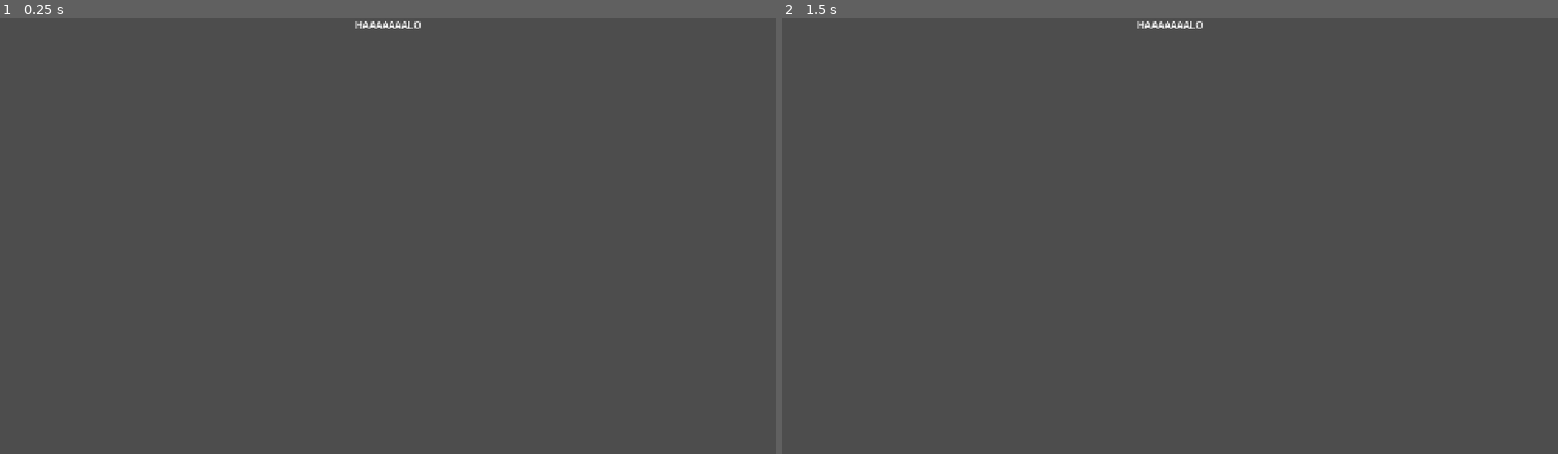
Above: before the commit, frames 1-2 (left to right).
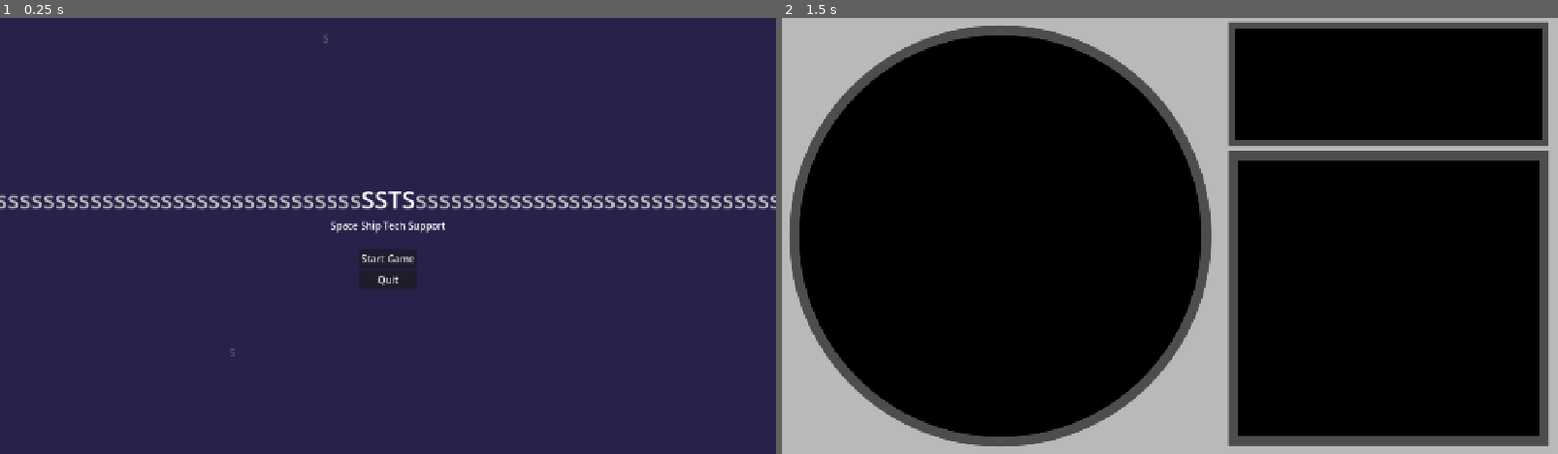
Above: after the commit, the same moments.

Repository: MisterIXI/godot-wildjam-98
Game: Godot game, scene res://scenes/main_menu/main_menu.tscn
Same seed, same stepped clock (60 frames per second), same inputs: the game is played once before the commit and once after it. Before the commit the project has no main scene; this scene is started directly in both runs.
Inputs (mouse positions are in pixels of both pictures, inside the frame that each line leads up to):
- Up to frame 1 (0.25 s): no input
- Up to frame 2 (1.5 s): click (1170, 257) at 0.5 s, where only the run after the commit has a clickable "Start Game"; tap Enter at 1.25 s

The runs differ from the first frame. In frame 1, 99% of the frame differs, in the area x 0-100%, y 0-100%; in frame 2, 92%.

Commit message:
🌃 add main menu

Diff:
--- a/space-ship-support/project.godot
+++ b/space-ship-support/project.godot
@@ -11,6 +11,7 @@
 [application]
 
 config/name="Space Ship Support"
+run/main_scene="uid://r30qnun58o1"
 config/features=PackedStringArray("4.7", "Forward Plus")
 config/icon="res://icon.svg"
 
--- /dev/null
+++ b/space-ship-support/scenes/main_menu/background_anim.gd
@@ -0,0 +1,38 @@
+class_name BackgroundAnim extends Control
+
+
+@export var active: bool = true
+@export_range(0.05, 5.0) var frequency: float = 0.5
+@export_range(0.1, 8.0) var lifetime: float = 1.0
+
+
+func _ready() -> void:
+	start_spawn_timer()
+
+
+func start_spawn_timer() -> void:
+	if (!active):
+		return
+
+	var timer: SceneTreeTimer = get_tree().create_timer(randf_range(frequency * 0.75, frequency * 1.25))
+	timer.timeout.connect(spawn_label)
+
+func spawn_label() -> void:
+	var pos: Vector2 = Vector2(randf_range(0.0, get_viewport_rect().size.x), randf_range(0.0, get_viewport_rect().size.y))
+	var label: Label = Label.new()
+	label.modulate = Color.DIM_GRAY
+	label.global_position = pos
+	label.text = "S" if randf() < 0.9 else "T"
+	add_child(label)
+
+	var tween: Tween = get_tree().create_tween().set_parallel(true)
+	var this_lifetime = randf_range(lifetime * 0.75, lifetime * 1.25)
+	tween.tween_property(label, "modulate:a", 0.0, this_lifetime * 0.95)
+	tween.tween_property(label, "global_position", Vector2(pos.x, pos.y - 400), this_lifetime)
+
+	tween.finished.connect(queue_free_label.bind(label))
+
+	start_spawn_timer()
+
+func queue_free_label(label: Label) -> void:
+	label.queue_free()
--- /dev/null
+++ b/space-ship-support/scenes/main_menu/main_menu.gd
@@ -0,0 +1,13 @@
+class_name MainMenu
+extends Control
+
+@export_file("*.tscn") var game_scene_path: String
+
+func _ready() -> void:
+	pass
+
+func _on_start_button_pressed() -> void:
+	get_tree().change_scene_to_file(game_scene_path)
+
+func _on_quit_button_pressed() -> void:
+	get_tree().quit()
--- a/space-ship-support/scenes/main_menu/main_menu.tscn
+++ b/space-ship-support/scenes/main_menu/main_menu.tscn
@@ -1,4 +1,7 @@
 [gd_scene format=3 uid="uid://r30qnun58o1"]
+
+[ext_resource type="Script" uid="uid://bhsmplmj7o57o" path="res://scenes/main_menu/main_menu.gd" id="1_fsom3"]
+[ext_resource type="Script" uid="uid://campr7olnoogg" path="res://scenes/main_menu/background_anim.gd" id="2_0ebjn"]
 
 [node name="MainMenu" type="Control" unique_id=1163263357]
 layout_mode = 3
@@ -7,14 +10,72 @@
 anchor_bottom = 1.0
 grow_horizontal = 2
 grow_vertical = 2
+script = ExtResource("1_fsom3")
+game_scene_path = "uid://duhy8dfqmo7m5"
 
-[node name="Label" type="Label" parent="." unique_id=785728199]
+[node name="Background" type="Control" parent="." unique_id=908403620]
 layout_mode = 1
-anchors_preset = 5
+anchors_preset = 15
+anchor_right = 1.0
+anchor_bottom = 1.0
+grow_horizontal = 2
+grow_vertical = 2
+script = ExtResource("2_0ebjn")
+frequency = 0.10600000000000001
+lifetime = 1.9300000000000002
+
+[node name="ColorRect" type="ColorRect" parent="Background" unique_id=1403578053]
+layout_mode = 1
+anchors_preset = 15
+anchor_right = 1.0
+anchor_bottom = 1.0
+grow_horizontal = 2
+grow_vertical = 2
+color = Color(0.15686275, 0.12941177, 0.28627452, 1)
+
+[node name="VBoxContainer" type="VBoxContainer" parent="." unique_id=111137526]
+layout_mode = 1
+anchors_preset = 8
 anchor_left = 0.5
+anchor_top = 0.5
 anchor_right = 0.5
-offset_left = -20.0
-offset_right = 20.0
-offset_bottom = 23.0
+anchor_bottom = 0.5
+offset_left = -95.0
+offset_top = -72.0
+offset_right = 95.0
+offset_bottom = 72.0
 grow_horizontal = 2
-text = "HAAAAAAALO"
+grow_vertical = 2
+theme_override_constants/separation = 28
+
+[node name="VBoxContainer" type="VBoxContainer" parent="VBoxContainer" unique_id=466341702]
+layout_mode = 2
+
+[node name="TitleRTLabel" type="RichTextLabel" parent="VBoxContainer/VBoxContainer" unique_id=1592645626]
+layout_mode = 2
+theme_override_font_sizes/normal_font_size = 40
+bbcode_enabled = true
+text = "[center][color=gray]ssssssssssssssssssssssssssssssssssssssssssssssssss[/color]SSTS[color=gray]ssssssssssssssssssssssssssssssssssssssssssssssssss[/color][/center]"
+fit_content = true
+autowrap_mode = 0
+
+[node name="SubTitleLabel" type="Label" parent="VBoxContainer/VBoxContainer" unique_id=785728199]
+layout_mode = 2
+text = "Space Ship Tech Support"
+horizontal_alignment = 1
+vertical_alignment = 1
+
+[node name="VBoxContainer2" type="VBoxContainer" parent="VBoxContainer" unique_id=1332037113]
+layout_mode = 2
+size_flags_horizontal = 4
+
+[node name="StartButton" type="Button" parent="VBoxContainer/VBoxContainer2" unique_id=2136982648]
+layout_mode = 2
+text = "Start Game"
+
+[node name="QuitButton" type="Button" parent="VBoxContainer/VBoxContainer2" unique_id=1108162412]
+layout_mode = 2
+text = "Quit"
+
+[connection signal="pressed" from="VBoxContainer/VBoxContainer2/StartButton" to="." method="_on_start_button_pressed"]
+[connection signal="pressed" from="VBoxContainer/VBoxContainer2/QuitButton" to="." method="_on_quit_button_pressed"]
Not shown, added: space-ship-support/scenes/main_menu/background_anim.gd.uid
Not shown, added: space-ship-support/scenes/main_menu/main_menu.gd.uid
